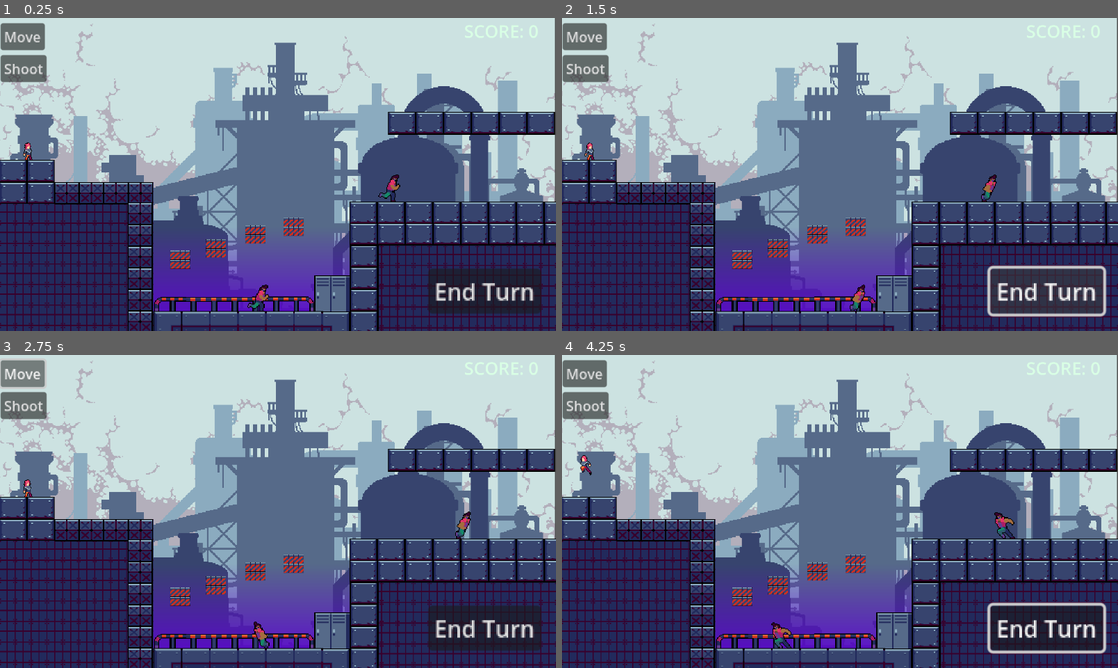
Above: before the commit, frames 1-4 (two rows, left to right).
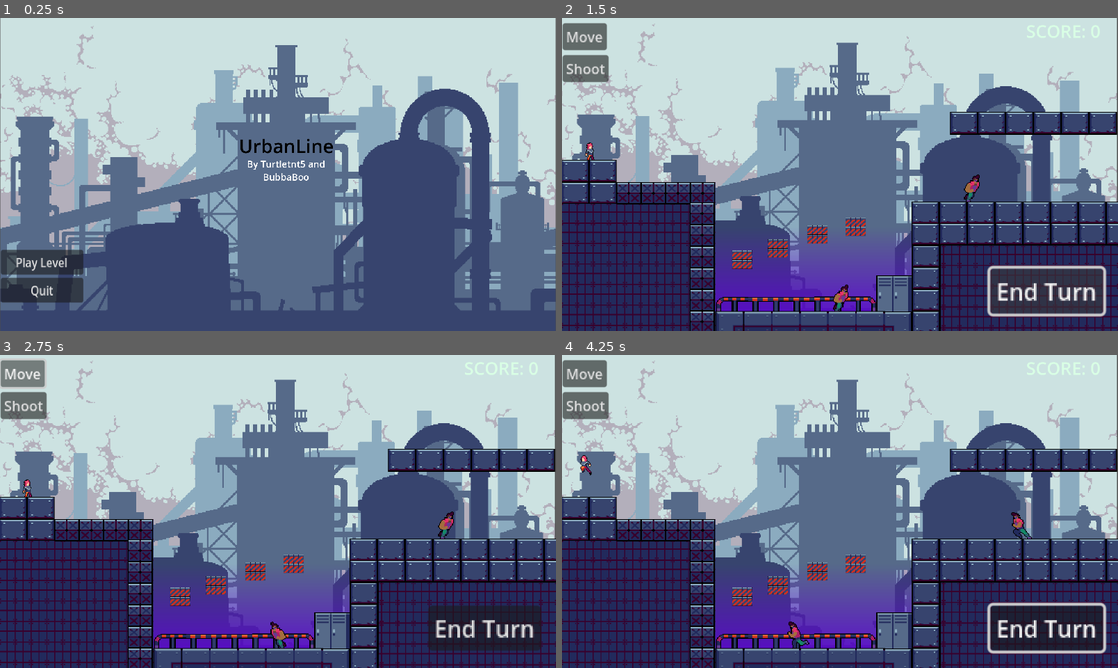
Above: after the commit, the same moments.

Repository: NeroDT67/Micojam14
Game: Godot game, scene res://zavior/Menu.tscn
Same seed, same stepped clock (60 frames per second), same inputs: the game is played once before the commit and once after it. Before the commit the project starts from res://zavior/node_2d.tscn.
Inputs (mouse positions are in pixels of both pictures, inside the frame that each line leads up to):
- Up to frame 1 (0.25 s): no input
- Up to frame 2 (1.5 s): click (606, 262) at 0.5 s, where only the run after the commit has a clickable "Play Level"; click "End Turn" at 1.25 s
- Up to frame 3 (2.75 s): click "Move" at 2 s
- Up to frame 4 (4.25 s): click "Shoot" at 2.75 s; tap Enter (ui_accept) at 3.5, 3.77 s; move the mouse to (1067, 367) at 3.52 s; press the mouse at (1067, 367) at 3.53 s; hold Right (ui_right) from 3.53 s (still down)

The runs differ from the first frame. In frame 1, 42% of the frame differs, in the area x 0-100%, y 0-100%; in frame 2, 0.5%; in frame 3, 0.6%; in frame 4, 0.6%.
Error in both runs: Out of bounds get index '0' (on base: 'Array[Line2D]') (res://Characters/player/Lines.gd:31)

Commit message:
Fixs and changes for realease

Diff:
--- a/Characters/player/punk.gd
+++ b/Characters/player/punk.gd
@@ -132,3 +132,6 @@
 	gunshot.play()
 	b.start(pos + angle*50, angle)
 	get_tree().root.add_child(b)
+
+func player():
+	pass
--- a/project.godot
+++ b/project.godot
@@ -11,7 +11,7 @@
 [application]
 
 config/name="MicroJam14"
-run/main_scene="res://zavior/node_2d.tscn"
+run/main_scene="res://zavior/Menu.tscn"
 config/features=PackedStringArray("4.2", "Forward Plus")
 config/icon="res://icon.svg"
 
--- a/zavior/Menu.tscn
+++ b/zavior/Menu.tscn
@@ -26,11 +26,11 @@
 
 [node name="StartButton" type="Button" parent="VBoxContainer"]
 layout_mode = 2
-text = "StartButton"
+text = "Play Level"
 
 [node name="QuitButton" type="Button" parent="VBoxContainer"]
 layout_mode = 2
-text = "QuitButton"
+text = "Quit"
 
 [node name="Background" type="Sprite2D" parent="."]
 z_index = -1
@@ -38,5 +38,36 @@
 scale = Vector2(3.33, 3.33)
 texture = ExtResource("2_1tewl")
 
+[node name="RichTextLabel" type="RichTextLabel" parent="."]
+layout_mode = 1
+anchors_preset = 5
+anchor_left = 0.5
+anchor_right = 0.5
+offset_left = -239.0
+offset_top = 396.0
+offset_right = 297.0
+offset_bottom = 541.0
+grow_horizontal = 2
+theme_override_colors/default_color = Color(0, 0, 0, 1)
+theme_override_colors/font_outline_color = Color(1, 1, 1, 1)
+theme_override_font_sizes/normal_font_size = 65
+bbcode_enabled = true
+text = "[center]UrbanLine"
+
+[node name="RichTextLabel2" type="RichTextLabel" parent="."]
+layout_mode = 1
+anchors_preset = 5
+anchor_left = 0.5
+anchor_right = 0.5
+offset_left = -133.0
+offset_top = 481.0
+offset_right = 189.0
+offset_bottom = 674.0
+grow_horizontal = 2
+theme_override_font_sizes/normal_font_size = 32
+bbcode_enabled = true
+text = "[center]By Turtletnt5 and BubbaBoo
+"
+
 [connection signal="pressed" from="VBoxContainer/StartButton" to="." method="_on_start_button_pressed"]
 [connection signal="pressed" from="VBoxContainer/QuitButton" to="." method="_on_quit_button_pressed"]
--- /dev/null
+++ b/zavior/Win Area.gd
@@ -0,0 +1,19 @@
+extends Area2D
+
+
+# Called when the node enters the scene tree for the first time.
+func _ready():
+	pass # Replace with function body.
+
+
+# Called every frame. 'delta' is the elapsed time since the previous frame.
+func _process(_delta):
+	pass
+
+
+
+
+
+
+func _on_body_entered(_body:Node2D):
+	get_tree().change_scene_to_file("res://zavior/Win.tscn")
--- a/zavior/node_2d.tscn
+++ b/zavior/node_2d.tscn
@@ -19,6 +19,7 @@
 [ext_resource type="PackedScene" uid="uid://ditcpx2ydna45" path="res://Characters/enemy/enemy.tscn" id="16_b8kym"]
 [ext_resource type="Script" path="res://zavior/scoreL.gd" id="16_w3uf3"]
 [ext_resource type="PackedScene" uid="uid://bv55x0cgkealh" path="res://music/music2d.tscn" id="18_we21t"]
+[ext_resource type="Script" path="res://zavior/Win Area.gd" id="20_pm4pl"]
 
 [sub_resource type="RectangleShape2D" id="RectangleShape2D_6fh2w"]
 size = Vector2(1.67815, 35.6761)
@@ -43,6 +44,8 @@
 
 [sub_resource type="RectangleShape2D" id="RectangleShape2D_7m74h"]
 size = Vector2(60.3431, 62.9999)
+
+[sub_resource type="RectangleShape2D" id="RectangleShape2D_5jr3o"]
 
 [node name="Node2D" type="Node2D"]
 
@@ -364,15 +367,25 @@
 
 [node name="AudioStreamPlayer2D" parent="." instance=ExtResource("18_we21t")]
 position = Vector2(303, 1233)
+autoplay = false
 
 [node name="enemy2" parent="." instance=ExtResource("16_b8kym")]
 position = Vector2(869, 940)
 PonitOne = Vector2(600, 940)
 PonitTwo = Vector2(1100, 940)
 
-[connection signal="sendShootingData" from="Punk" to="Punk/Lines" method="sendShootingData"]
+[node name="Win Area" type="Area2D" parent="."]
+position = Vector2(1900, 600)
+scale = Vector2(5, 6)
+script = ExtResource("20_pm4pl")
+
+[node name="CollisionShape2D" type="CollisionShape2D" parent="Win Area"]
+position = Vector2(-6, -6.66667)
+shape = SubResource("RectangleShape2D_5jr3o")
+
 [connection signal="end_turn_pressed" from="Control/GameplayUi" to="Punk" method="startMoving"]
 [connection signal="move_pressed" from="Control/GameplayUi" to="Punk/Lines" method="DrawMoveLine"]
 [connection signal="shoot_pressed" from="Control/GameplayUi" to="Punk/Lines" method="DrawShootingLine"]
+[connection signal="body_entered" from="Win Area" to="Win Area" method="_on_body_entered"]
 
 [editable path="Punk"]
--- a/zavior/win.tscn
+++ b/zavior/win.tscn
@@ -30,7 +30,7 @@
 
 [node name="QuitButton" type="Button" parent="VBoxContainer"]
 layout_mode = 2
-text = "QuitButton"
+text = "Quit"
 
 [node name="Background" type="Sprite2D" parent="."]
 z_index = -1
Not shown: 1 places in zavior/node_2d.tscn that only renumber resources
Not shown, changed: README.md
